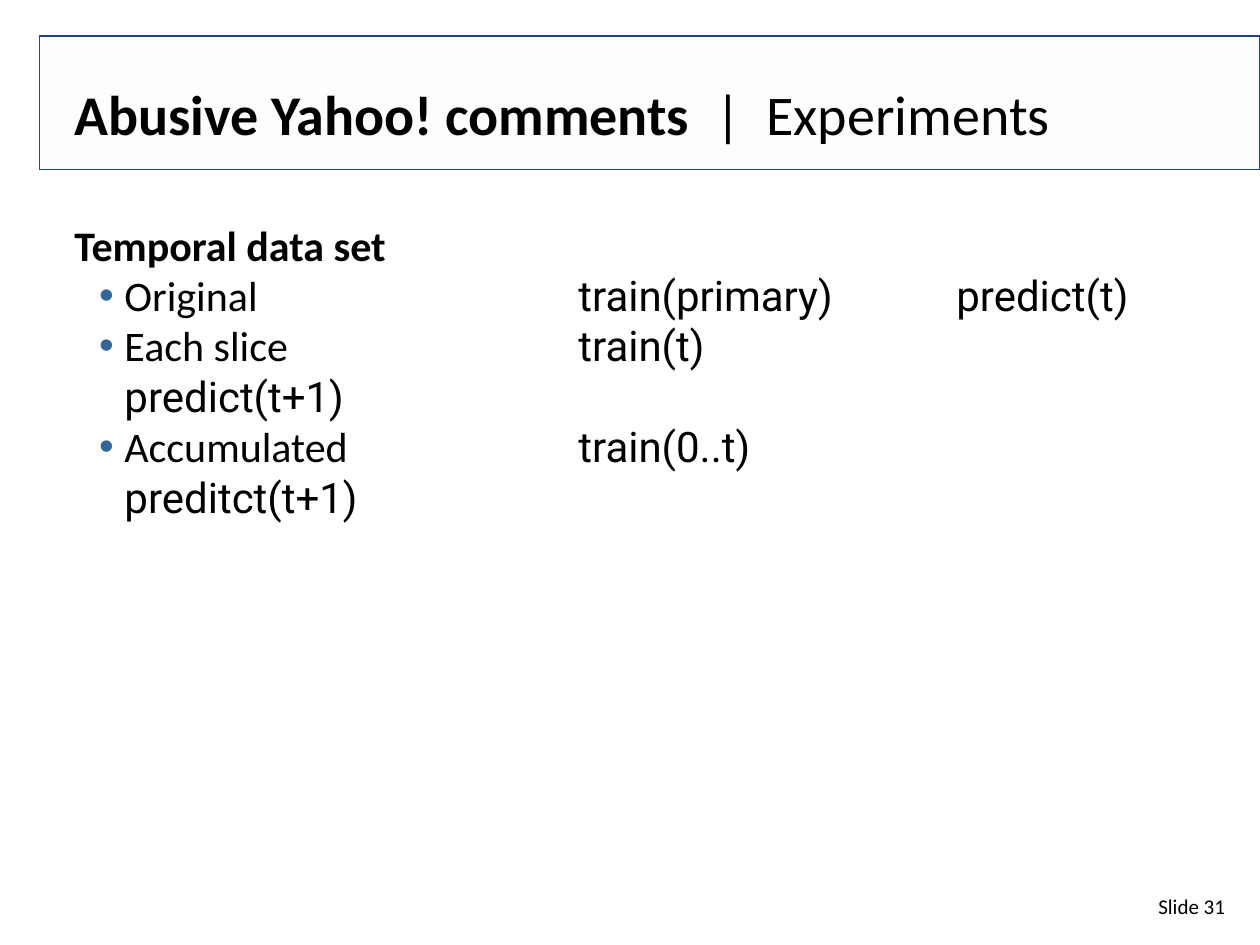
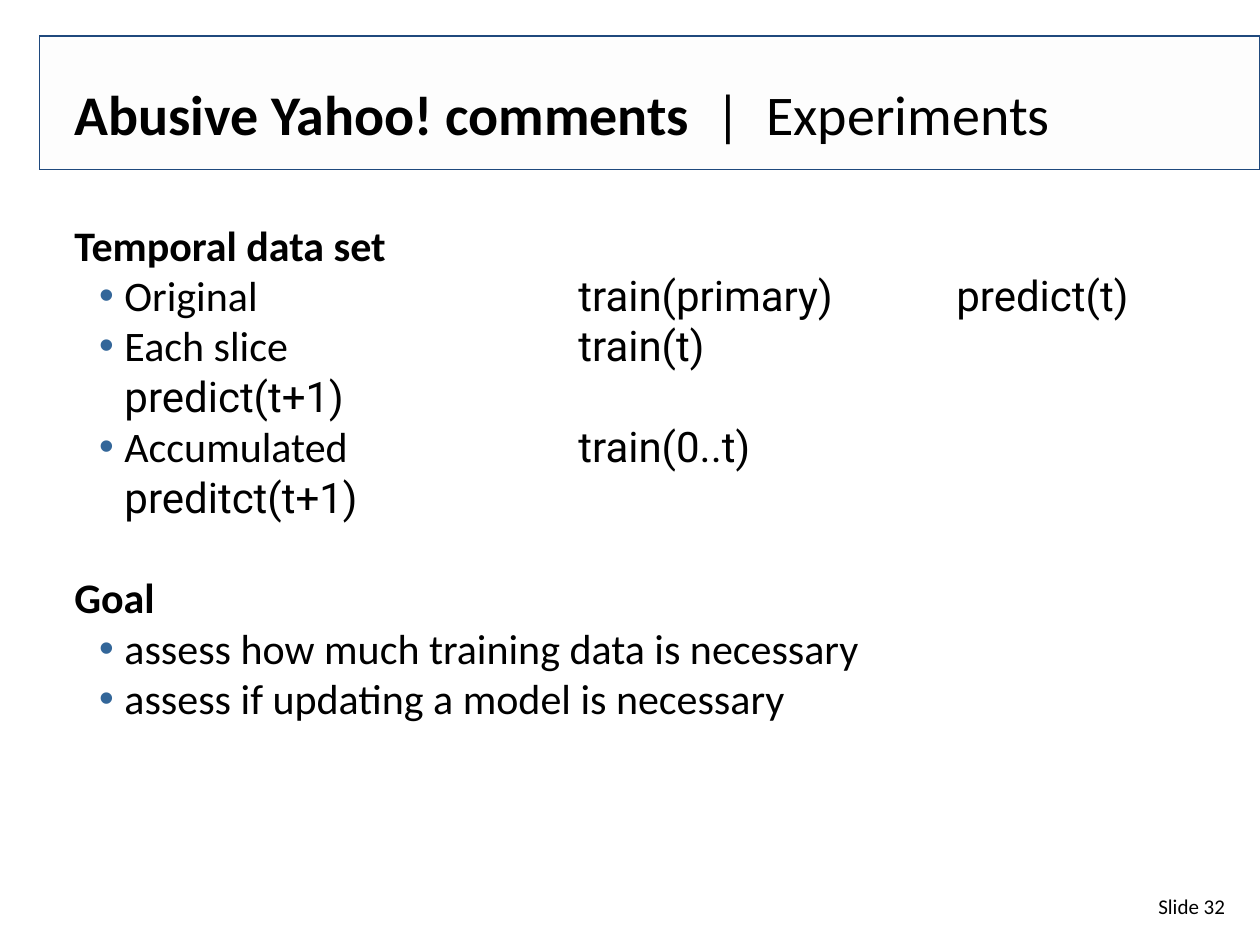
Before and after one commit to IllDepence/websci_ss2017, a slide deck: slide 32 of pres/Tarek_Saier_Abusive_behavior_in_social_media.odp (slide 31 before the commit). Drawn at 1260x945 pixels with LibreOffice and Linux fonts; fonts in the diff are those of the drawing; background and template pictures are left out. Boxes give left, top, right and bottom in pixels: in the first picture for what was removed or moved away, otherwise in the second. Text is boxed around its words. In the diff, an @@ line names an element or a change of style, - is before the commit and + after.

```diff
--- a/pres/Tarek_Saier_Abusive_behavior_in_social_media.odp
+++ b/pres/Tarek_Saier_Abusive_behavior_in_social_media.odp
@@ text at <box>74,583,858,722</box>: paragraphs added @@
+Goal
+  • assess how much training data is necessary
+  • assess if updating a model is necessary
@@ page number at <box>1158,899,1225,914</box>: text changed @@
-Slide 31
+Slide 32
```
Also in this commit, not shown: 9 other slides changed, 1 slide added, 2 other files.
